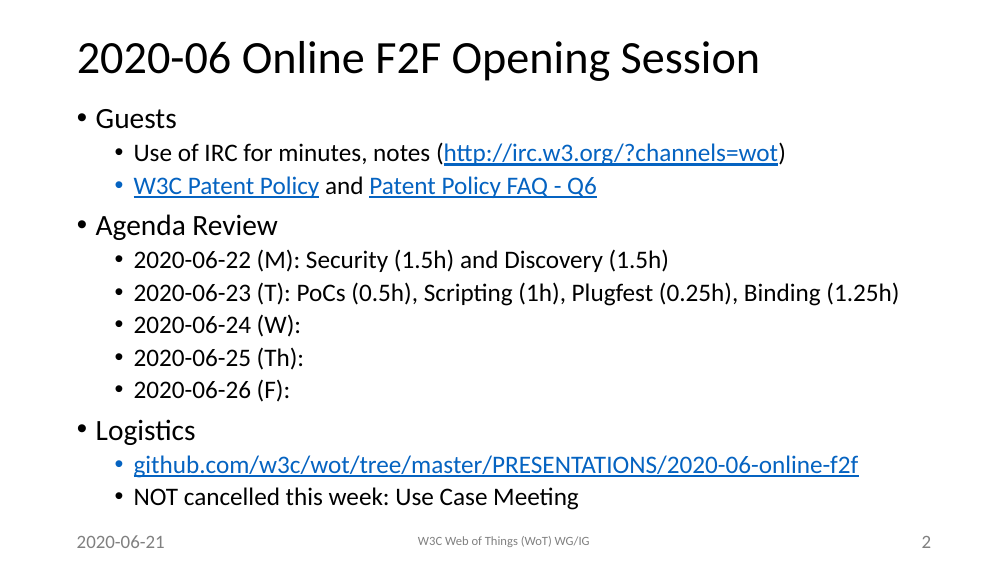
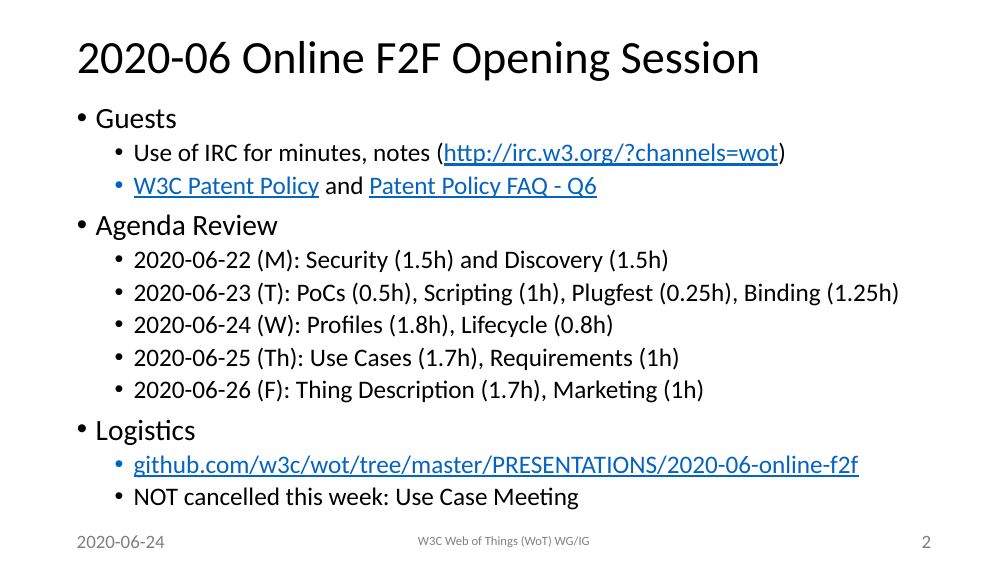
Before and after one commit to w3c/wot, a slide deck: slide 2 of PRESENTATIONS/2020-06-online-f2f/2020-06-22-F2F-Opening-McCool.pptx. Drawn at 1008x567 pixels with LibreOffice and Linux fonts; fonts in the diff are those of the drawing; background and template pictures are left out. Boxes give left, top, right and bottom in pixels: in the first picture for what was removed or moved away, otherwise in the second. Text is boxed around its words. In the diff, an @@ line names an element or a change of style, - is before the commit and + after.

```diff
--- a/PRESENTATIONS/2020-06-online-f2f/2020-06-22-F2F-Opening-McCool.pptx
+++ b/PRESENTATIONS/2020-06-online-f2f/2020-06-22-F2F-Opening-McCool.pptx
@@ text at bbox=[134, 314, 704, 403]: text changed @@
-  • 2020-06-24 (W):
-  • 2020-06-25 (Th):
-  • 2020-06-26 (F):
+  • 2020-06-24 (W): Profiles (1.8h), Lifecycle (0.8h)
+  • 2020-06-25 (Th): Use Cases (1.7h), Requirements (1h)
+  • 2020-06-26 (F): Thing Description (1.7h), Marketing (1h)
@@ text at bbox=[77, 535, 165, 548]: text changed @@
-2020-06-21
+2020-06-24
```
Also in this commit, not shown: 1 other slide changed, 1 other file.
